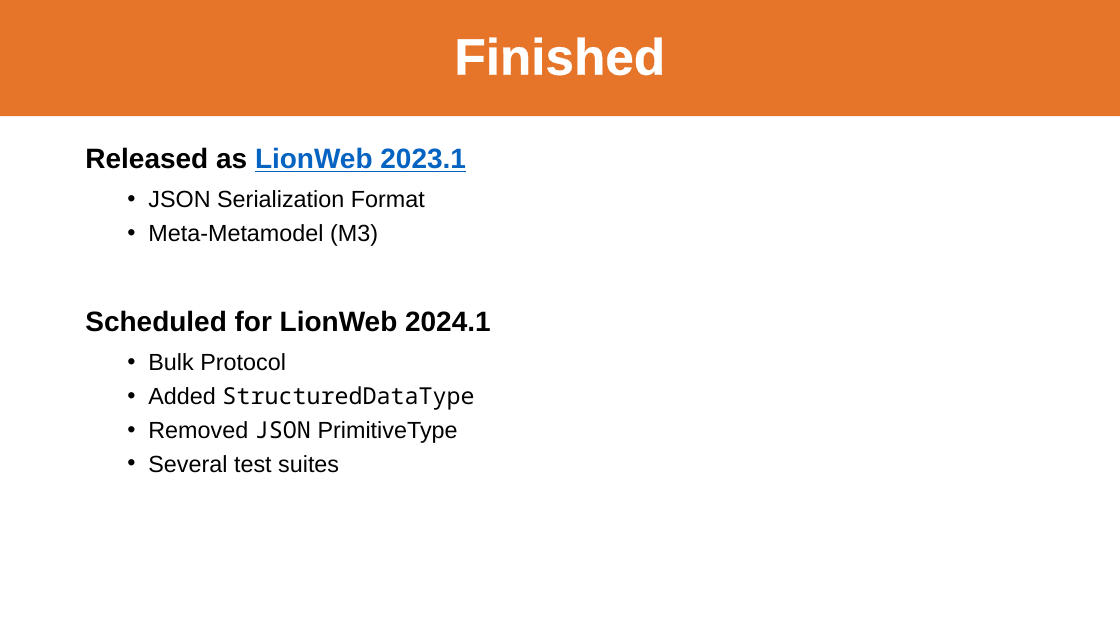
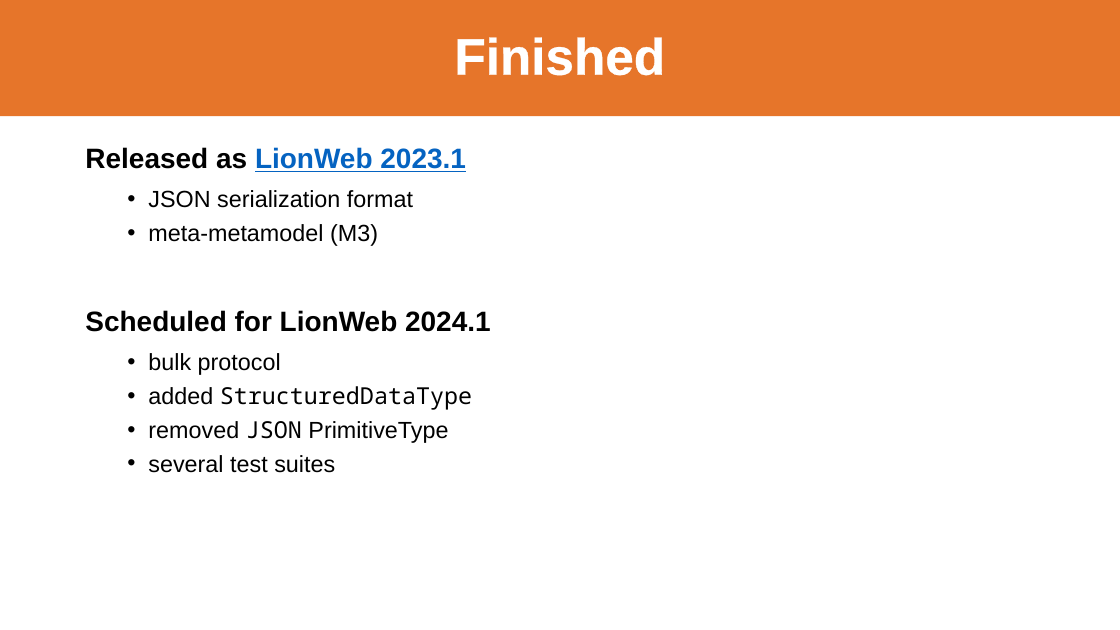
Before and after one commit to LionWeb-io/specification, a slide deck: slide 13 of resources/LangDev 2024 Talk.pptx (slide 23 before the commit). Drawn at 1120x630 pixels with LibreOffice and Linux fonts; fonts in the diff are those of the drawing; background and template pictures are left out. Boxes give left, top, right and bottom in pixels: in the first picture for what was removed or moved away, otherwise in the second. Text is boxed around its words. In the diff, an @@ line names an element or a change of style, - is before the commit and + after.

```diff
--- a/resources/LangDev 2024 Talk.pptx
+++ b/resources/LangDev 2024 Talk.pptx
@@ text at [148,190,413,246]: text changed @@
-  • JSON Serialization Format
-  • Meta-Metamodel (M3)
+  • JSON serialization format
+  • meta-metamodel (M3)
@@ text at [148,353,472,473]: text changed @@
-  • Bulk Protocol
-  • Added StructuredDataType
-  • Removed JSON PrimitiveType
-  • Several test suites
+  • bulk protocol
+  • added StructuredDataType
+  • removed JSON PrimitiveType
+  • several test suites
```
Also in this commit, not shown: 20 other slides changed, 1 slide added, 1 slide removed.
